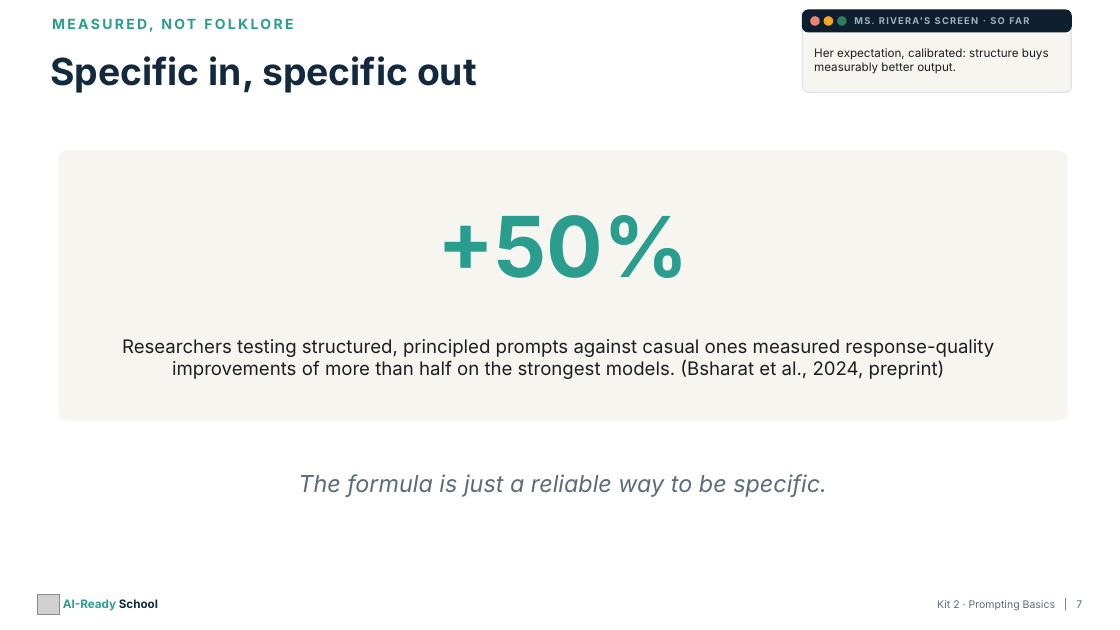
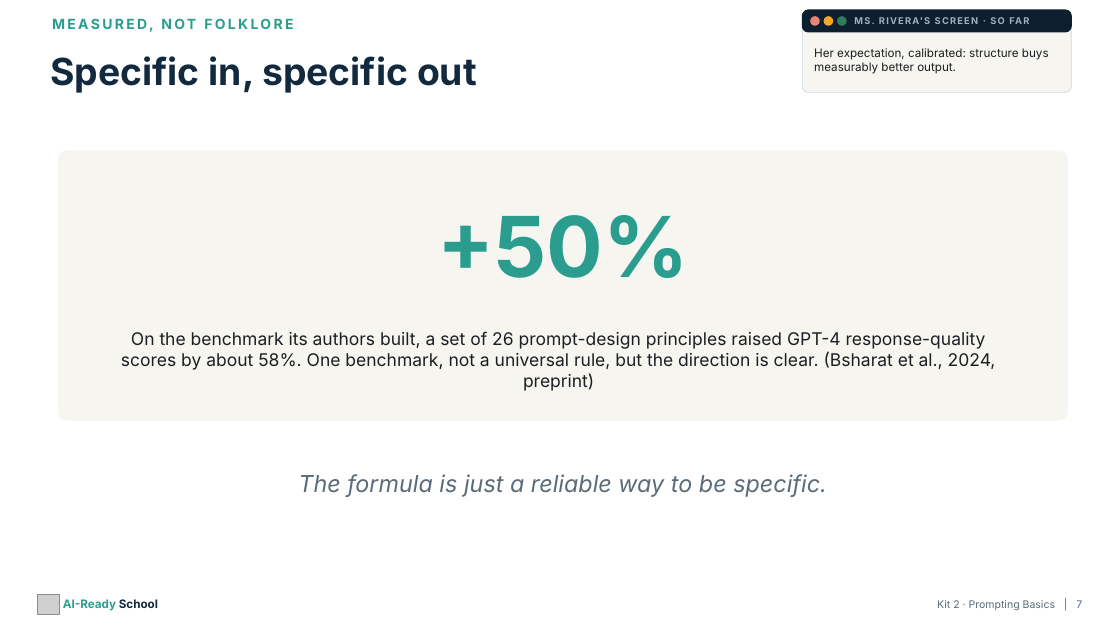
Before and after one commit to aspinozzi1/Ai-School-Ready, a slide deck: slide 7 of kits/kit02-tpt/Kit02_PresentationDeck.pptx. Drawn at 1120x630 pixels with LibreOffice and Linux fonts; fonts in the diff are those of the drawing; grey boxes stand for pictures. Boxes give left, top, right and bottom in pixels: in the first picture for what was removed or moved away, otherwise in the second. Text is boxed around its words. In the diff, an @@ line names an element or a change of style, - is before the commit and + after.

```diff
--- a/kits/kit02-tpt/Kit02_PresentationDeck.pptx
+++ b/kits/kit02-tpt/Kit02_PresentationDeck.pptx
@@ text at [121,331,996,391]: text changed; size 16 to 15 pt @@
-Researchers testing structured, principled prompts against casual ones measured response-quality improvements of more than half on the strongest models. (Bsharat et al., 2024, preprint)
+On the benchmark its authors built, a set of 26 prompt-design principles raised GPT-4 response-quality scores by about 58%. One benchmark, not a universal rule, but the direction is clear. (Bsharat et al., 2024, preprint)
```
Also in this commit, not shown: 41 other files.
